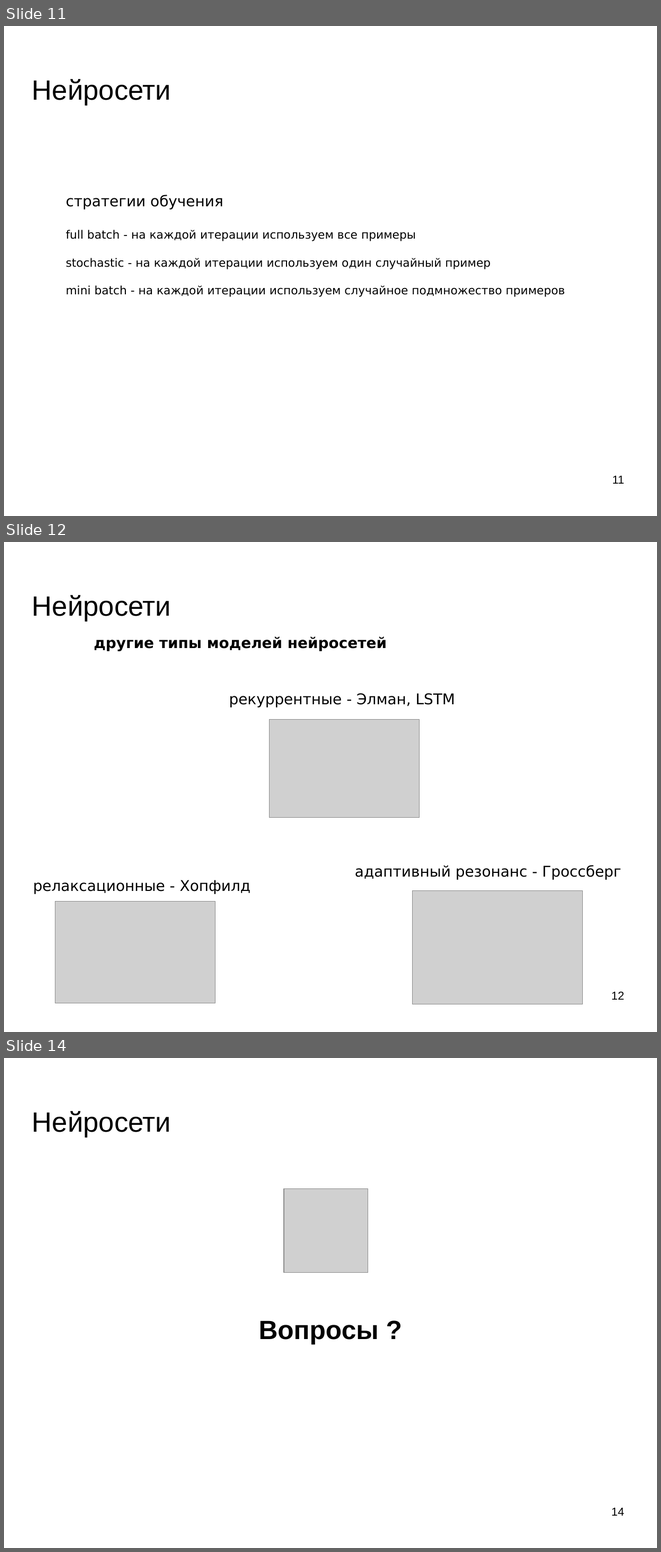
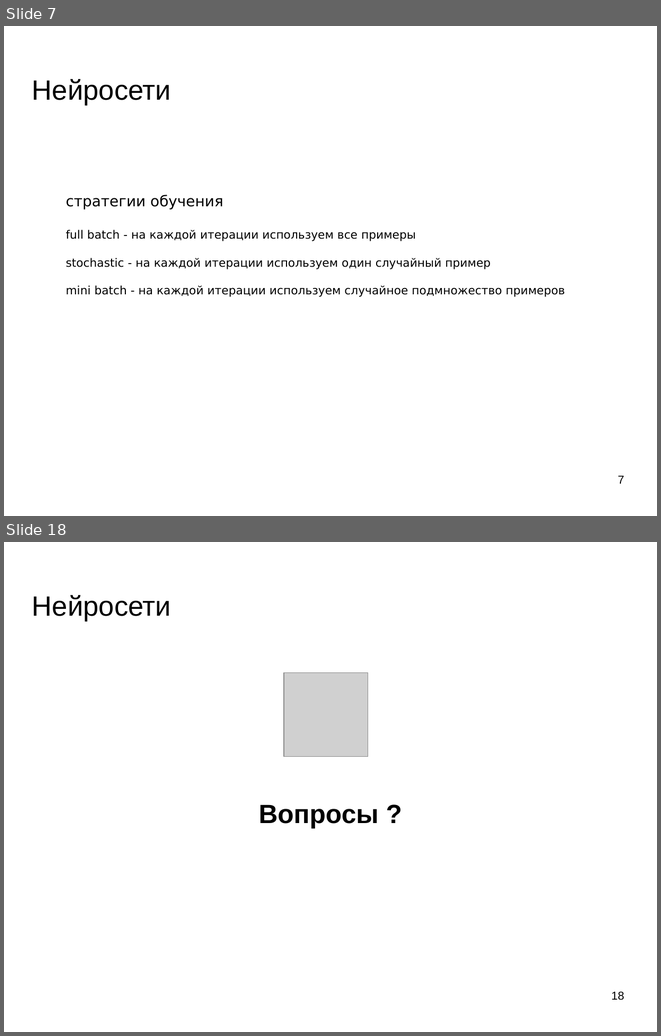
Before and after one commit to mechanoid5/ml_lectorium_legacy, a slide deck: 18-recurrent-ann.odp. Shown one above the other, each under a label of ours: slides 11, 12 and 14 before the commit, slides 7 and 18 after it; the slides between them are not shown. The pictures are 661x1552 and 661x1036 pixels, drawn with LibreOffice and Linux fonts; fonts in the diff are those of the drawing; grey boxes stand for pictures; background and template pictures are left out. Boxes give left, top, right and bottom in pixels: in the first picture for what was removed or moved away, otherwise in the second. Text is boxed around its words. In the diff, an @@ line names an element or a change of style, - is before the commit and + after.

```diff
--- a/18-recurrent-ann.odp
+++ b/18-recurrent-ann.odp
@@ slide 12 removed at (4,542,657,1032), background picture (left out) @@
@@ title removed at (32,595,171,621) @@
-Нейросети
@@ text removed at (94,636,387,651) @@
-другие типы моделей нейросетей
@@ text removed at (229,693,455,707) @@
-рекуррентные - Элман, LSTM
@@ picture removed at (270,719,420,817) @@
@@ text removed at (355,865,621,880) @@
-адаптивный резонанс - Гроссберг
@@ text removed at (33,880,251,893) @@
-релаксационные - Хопфилд
@@ picture removed at (412,890,582,1004) @@
@@ picture removed at (55,901,215,1003) @@
@@ page number removed at (611,991,624,999) @@
-12
@@ what was slide 11 is now slide 7 @@
@@ page number at (618,475,624,483): text changed @@
-11
+7
@@ what was slide 14 is now slide 18 @@
@@ page number at (611,991,624,1000): text changed @@
-14
+18
```
Also in this commit, not shown: 3 slides changed, 7 slides added, 2 other slides removed.
